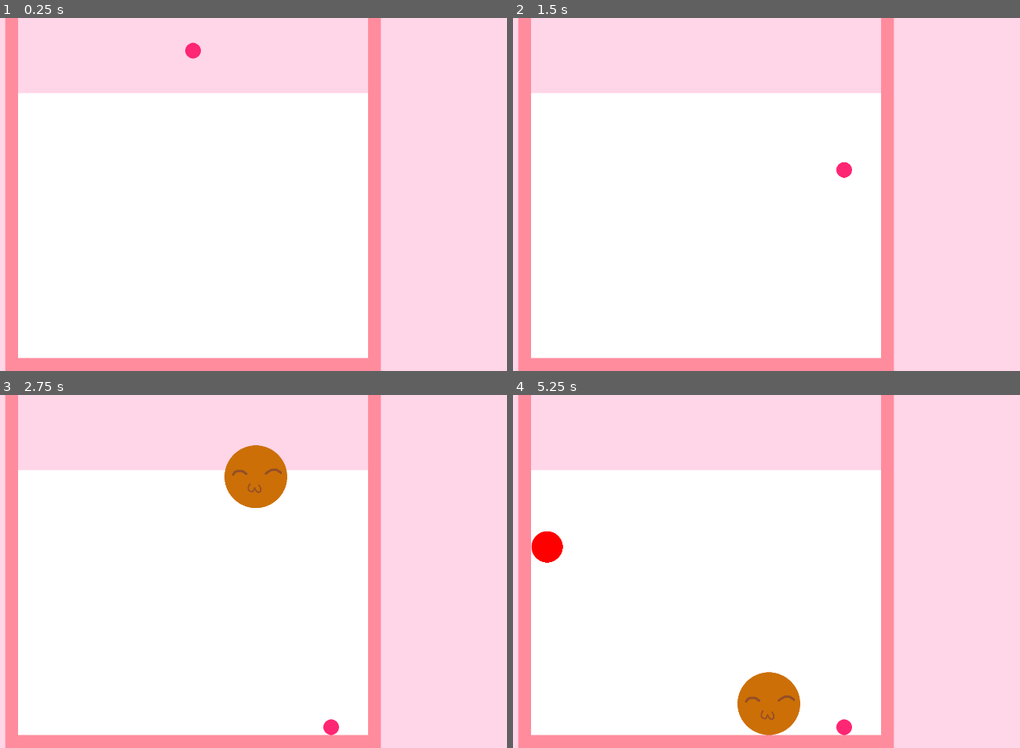
Above: before the commit, frames 1-4 (two rows, left to right).
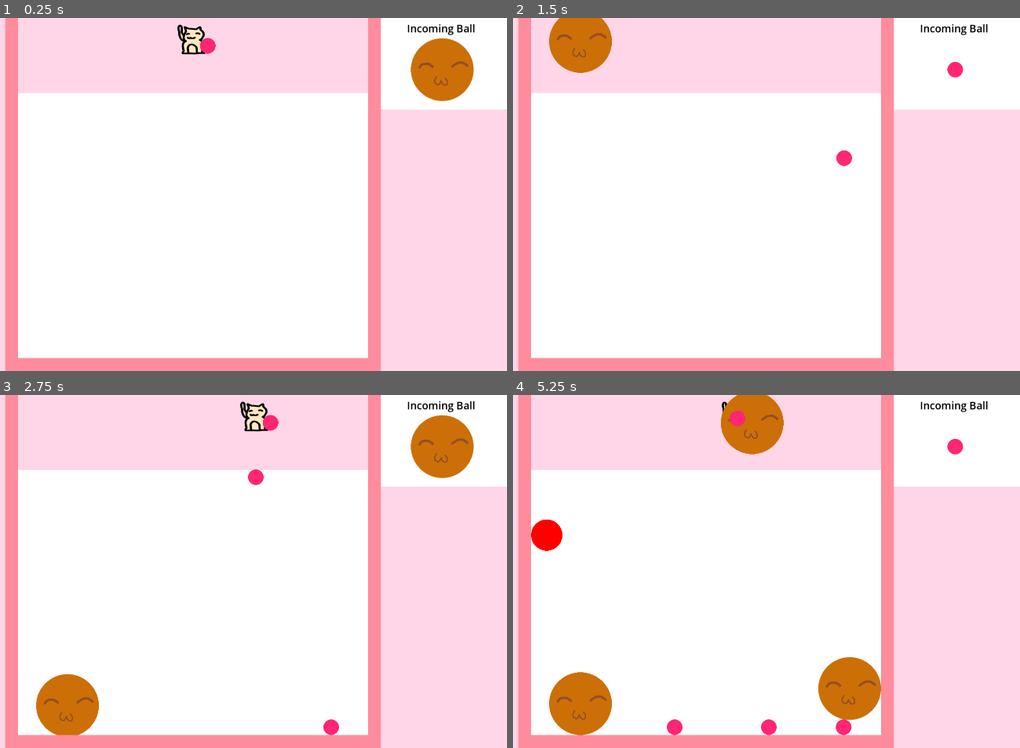
Above: after the commit, the same moments.

Repository: jadicodes/candy-drop
Game: Godot game, scene res://world/world.tscn
The game is run twice, just before and just after one commit, with the same random seed, the same clock (stepped at 60 frames per second) and the same inputs.
Inputs (mouse positions are in pixels of both pictures, inside the frame that each line leads up to):
- Up to frame 1 (0.25 s): no input
- Up to frame 2 (1.5 s): tap Enter at 0.5 s; move the mouse to (842, 176) at 0.52 s; click (842, 176) at 0.6 s; move the mouse to (578, 212) at 1.27 s; click (578, 212) at 1.35 s
- Up to frame 3 (2.75 s): move the mouse to (253, 493) at 2.02 s; click (253, 493) at 2.1 s
- Up to frame 4 (5.25 s): move the mouse to (675, 642) at 2.77 s; click (675, 642) at 2.85 s; move the mouse to (893, 624) at 3.52 s; click (893, 624) at 3.6 s; move the mouse to (518, 518) at 4.27 s; click (518, 518) at 4.35 s; move the mouse to (736, 571) at 5.02 s; click (736, 571) at 5.1 s

The runs differ from the first frame. In frame 1, 7.0% of the frame differs, in the area x 34-100%, y 0-26%; in frame 2, 8.3%; in frame 3, 10%; in frame 4, 14%, in the area x 3-100%, y 0-97%.

Commit message:
Restructure entire project with BallSelector and Cat

Diff:
--- a/project/ball/ball.gd
+++ b/project/ball/ball.gd
@@ -1,7 +1,7 @@
 class_name Ball
 extends RigidBody2D
 
-signal combined(color, position)
+#signal matched(color)
 
 const PINK = preload("res://ball/pink_ball.png")
 const RED = preload("res://ball/red_ball.png")
@@ -12,7 +12,6 @@
 	RED,
 	ORANGE,
 }
-
 
 var _ball_color: int:
 	set(state):
@@ -26,23 +25,15 @@
 			_set_sprite_texture(ORANGE)
 			_set_collision_radius(96)
 		_ball_color = state
-
-
+#
+#
 func set_color(color):
-	if color == "random":
-		_ball_color = colors.values().pick_random()
 	if color == "pink":
 		_ball_color = colors.PINK
 	if color == "red":
 		_ball_color = colors.RED
 	if color == "orange":
 		_ball_color = colors.ORANGE
-
-
-
-
-
-var _ball_array = []
 
 
 func _set_sprite_texture(color):
@@ -54,23 +45,33 @@
 	$CollisionDetector.set_size(radius + 5)
 
 
-func return_color() -> int:
-	return _ball_color
+#func return_color() -> int:
+	#return _ball_color
 
 
-func _on_collision_detector_body_entered(body) -> void:
-	if body is Ball:
-		_ball_array.append(body)
-		search()
-
-
-func _on_collision_detector_body_exited(body) -> void:
-	if body is Ball:
-		_ball_array.erase(body)
-
-
-func search() -> void:
-	for i in _ball_array.size():
-			if _ball_array[i] != _ball_array[0] and _ball_array[i].return_color() == _ball_array[0].return_color():
-				_ball_array[i].queue_free()
-				_ball_array[0].queue_free()
+#func _on_collision_detector_body_entered(body) -> void:
+	#if body is Ball:
+		#_ball_array.append(body)
+		#search()
+#
+#
+#func _on_collision_detector_body_exited(body) -> void:
+	#if body is Ball:
+		#_ball_array.erase(body)
+#
+#
+#func search() -> void:
+	#for i in _ball_array.size():
+		#var original_ball = _ball_array[0]
+		#if _ball_array[i] != original_ball and _ball_array[i].return_color() == original_ball.return_color():
+			#var _match_array = []
+			#_match_array.append(original_ball)
+			#_match_array.append(_ball_array[i])
+			#var send = Tagger.assign_tags(_match_array)
+			#if send == true:
+				#var t_color = original_ball.return_color()
+				#matched.emit(t_color)
+				#original_ball.queue_free()
+				#_ball_array[i].queue_free()
+			#else:
+				#pass
--- /dev/null
+++ b/project/ball/tagger.gd
@@ -0,0 +1,15 @@
+extends Node
+
+var big_array = []
+
+
+func assign_tags(match_array) -> bool:
+	big_array.append(match_array)
+	if len(big_array) == 2:
+		clear_arrays()
+		return true
+	else:
+		return false
+
+func clear_arrays():
+	big_array.clear()
--- /dev/null
+++ b/project/cat/cat.gd
@@ -0,0 +1,23 @@
+extends CharacterBody2D
+
+const PINK = preload("res://ball/pink_ball.png")
+const RED = preload("res://ball/red_ball.png")
+const ORANGE = preload("res://ball/orange_ball.png")
+
+var ball_queue
+
+func _ready():
+	ball_queue = BallSelector.get_queue()
+
+
+func _physics_process(_delta):
+	global_position.x = clamp(get_global_mouse_position().x, 426 + $Collision.shape.radius, 1494 - $Collision.shape.radius)
+
+
+func _process(_delta):
+	if ball_queue[0] == "pink":
+		$HoldItem.texture = PINK
+	if ball_queue[0] == "red":
+		$HoldItem.texture = RED
+	if ball_queue[0] == "orange":
+		$HoldItem.texture = ORANGE
--- /dev/null
+++ b/project/cat/cat.tscn
@@ -0,0 +1,24 @@
+[gd_scene load_steps=5 format=3 uid="uid://bh7tdnn74p43n"]
+
+[ext_resource type="Script" path="res://cat/cat.gd" id="1_t5ee5"]
+[ext_resource type="Texture2D" uid="uid://4lycomu64ncs" path="res://cat/cat.png" id="2_0ebrv"]
+
+[sub_resource type="CapsuleShape2D" id="CapsuleShape2D_57v4l"]
+radius = 35.0
+height = 94.0
+
+[sub_resource type="PlaceholderTexture2D" id="PlaceholderTexture2D_m41xa"]
+
+[node name="Cat" type="CharacterBody2D"]
+script = ExtResource("1_t5ee5")
+
+[node name="Sprite" type="Sprite2D" parent="."]
+texture = ExtResource("2_0ebrv")
+
+[node name="Collision" type="CollisionShape2D" parent="."]
+shape = SubResource("CapsuleShape2D_57v4l")
+disabled = true
+
+[node name="HoldItem" type="Sprite2D" parent="."]
+position = Vector2(45, 21)
+texture = SubResource("PlaceholderTexture2D_m41xa")
--- a/project/project.godot
+++ b/project/project.godot
@@ -15,6 +15,11 @@
 config/features=PackedStringArray("4.2", "GL Compatibility")
 config/icon="res://icon.svg"
 
+[autoload]
+
+Tagger="*res://ball/tagger.gd"
+BallSelector="*res://world/ball_selector.gd"
+
 [display]
 
 window/size/viewport_width=1920
@@ -24,7 +29,7 @@
 
 [input]
 
-drop={
+throw={
 "deadzone": 0.5,
 "events": [Object(InputEventMouseButton,"resource_local_to_scene":false,"resource_name":"","device":-1,"window_id":0,"a …(257 unchanged characters)…
 , Object(InputEventKey,"resource_local_to_scene":false,"resource_name":"","device":-1,"window_id":0,"alt_pressed":false,"shift_pressed":false,"ctrl_pressed":false,"meta_pressed":false,"pressed":false,"keycode":0,"physical_keycode":32,"key_label":0,"unicode":32,"echo":false,"script":null)
--- /dev/null
+++ b/project/world/ball_selector.gd
@@ -0,0 +1,27 @@
+extends Node
+
+var throwable_balls = ["pink", "red", "orange"]
+var ball_queue = []
+
+
+func _ready():
+	ball_queue = [throwable_balls.pick_random()]
+	create_incoming_ball()
+
+
+func remove_and_create_ball():
+	remove_first_ball()
+	create_incoming_ball()
+	print(ball_queue)
+
+
+func create_incoming_ball():
+	ball_queue.push_back(throwable_balls.pick_random())
+
+
+func remove_first_ball():
+	ball_queue.remove_at(0)
+
+
+func get_queue() -> Array:
+	return ball_queue
--- /dev/null
+++ b/project/world/incoming_ball_display.gd
@@ -0,0 +1,20 @@
+extends Control
+
+const PINK_BALL = preload("res://ball/pink_ball.png")
+const RED_BALL = preload("res://ball/red_ball.png")
+const ORANGE_BALL = preload("res://ball/orange_ball.png")
+
+var ball_queue
+
+
+func _ready():
+	ball_queue = BallSelector.get_queue()
+
+
+func _process(_delta):
+	if ball_queue[1] == "pink":
+		$Sprite.texture = PINK_BALL
+	if ball_queue[1] == "red":
+		$Sprite.texture = RED_BALL
+	if ball_queue[1] == "orange":
+		$Sprite.texture = ORANGE_BALL
--- /dev/null
+++ b/project/world/incoming_ball_display.tscn
@@ -0,0 +1,34 @@
+[gd_scene load_steps=3 format=3 uid="uid://p7xfudp5872f"]
+
+[ext_resource type="Script" path="res://world/incoming_ball_display.gd" id="1_qse54"]
+
+[sub_resource type="PlaceholderTexture2D" id="PlaceholderTexture2D_be7is"]
+
+[node name="IncomingBallDisplay" type="Control"]
+layout_mode = 3
+anchors_preset = 15
+anchor_right = 1.0
+anchor_bottom = 1.0
+grow_horizontal = 2
+grow_vertical = 2
+script = ExtResource("1_qse54")
+
+[node name="ColorRect" type="ColorRect" parent="."]
+layout_mode = 0
+offset_left = 1512.0
+offset_right = 1920.0
+offset_bottom = 280.0
+
+[node name="Label" type="Label" parent="."]
+layout_mode = 0
+offset_left = 1613.0
+offset_top = 9.0
+offset_right = 1823.0
+offset_bottom = 54.0
+theme_override_colors/font_color = Color(0, 0, 0, 1)
+theme_override_font_sizes/font_size = 32
+text = "Incoming Ball"
+
+[node name="Sprite" type="Sprite2D" parent="."]
+position = Vector2(1721, 158)
+texture = SubResource("PlaceholderTexture2D_be7is")
--- a/project/world/world.gd
+++ b/project/world/world.gd
@@ -1,62 +1,25 @@
 extends Node2D
 class_name World
 
-enum is_dropped {
-	TRUE,
-	FALSE,
-}
-
-const PINK = preload("res://ball/pink_ball.png")
-const RED = preload("res://ball/red_ball.png")
-const ORANGE = preload("res://ball/orange_ball.png")
-
-var collision : CollisionShape2D
 var _ball : Ball
-
-var _ball_state: int:
-	set(state):
-		if state == is_dropped.TRUE:
-			_ball.gravity_scale = 1
-		else:
-			_ball.gravity_scale = 0
-		_ball_state = state
-
-
-func _ready() -> void:
-	_make_new_ball("random")
-
-
-func _process(_delta) -> void:
-	if _ball_state == is_dropped.FALSE:
-		_ball.global_position.x = _follow_mouse()
-
-
-func _make_new_ball(color) -> void:
-	_ball = preload("res://ball/ball.tscn").instantiate()
-	add_child(_ball)
-	_ball_state = is_dropped.FALSE
-	collision = _ball.get_node("Collision")
-
-	_ball.set_color(color)
-
-	_ball.global_position.x = _follow_mouse()
-	_ball.global_position.y = 100
-
-
-func _follow_mouse() -> float:
-	var _ball_location = clamp(get_global_mouse_position().x, 426 + collision.shape.radius, 1494 - collision.shape.radius)
-	return _ball_location
 
 
 func _input(event) -> void:
-	if event.is_action("drop") and _ball_state == is_dropped.FALSE:
-		_drop()
+	if event.is_action_pressed("throw"):
+		_throw()
 
 
-func _drop() -> void:
-	_ball_state = is_dropped.TRUE
-	$Timer.start()
+func _throw():
+	var queue = BallSelector.get_queue()
+	var ball_thrown = queue[0]
+	BallSelector.remove_and_create_ball()
+
+	_create_thrown_ball(ball_thrown)
 
 
-func _on_timer_timeout() -> void:
-	_make_new_ball("random")
+func _create_thrown_ball(color):
+	_ball = preload("res://ball/ball.tscn").instantiate()
+	call_deferred("add_child", _ball)
+
+	_ball.global_position = $Cat.global_position
+	_ball.set_color(color)
--- a/project/world/world.tscn
+++ b/project/world/world.tscn
@@ -1,7 +1,9 @@
-[gd_scene load_steps=3 format=3 uid="uid://dpexjv1puyyhu"]
+[gd_scene load_steps=5 format=3 uid="uid://dpexjv1puyyhu"]
 
 [ext_resource type="PackedScene" uid="uid://dw4rjw0b2g65g" path="res://world/wall/wall.tscn" id="1_3v22x"]
 [ext_resource type="Script" path="res://world/world.gd" id="1_n5cpv"]
+[ext_resource type="PackedScene" uid="uid://bh7tdnn74p43n" path="res://cat/cat.tscn" id="3_8k7rl"]
+[ext_resource type="PackedScene" uid="uid://p7xfudp5872f" path="res://world/incoming_ball_display.tscn" id="4_rg6vh"]
 
 [node name="World" type="Node2D"]
 script = ExtResource("1_n5cpv")
@@ -40,4 +42,11 @@
 wait_time = 1.5
 one_shot = true
 
+[node name="Cat" parent="." instance=ExtResource("3_8k7rl")]
+position = Vector2(605, 64)
+
+[node name="IncomingBallDisplay" parent="." instance=ExtResource("4_rg6vh")]
+offset_left = 1.0
+offset_right = 1.0
+
 [connection signal="timeout" from="Timer" to="." method="_on_timer_timeout"]
Binary file added: project/cat/cat.png
Not shown, added: project/cat/cat.png.import
